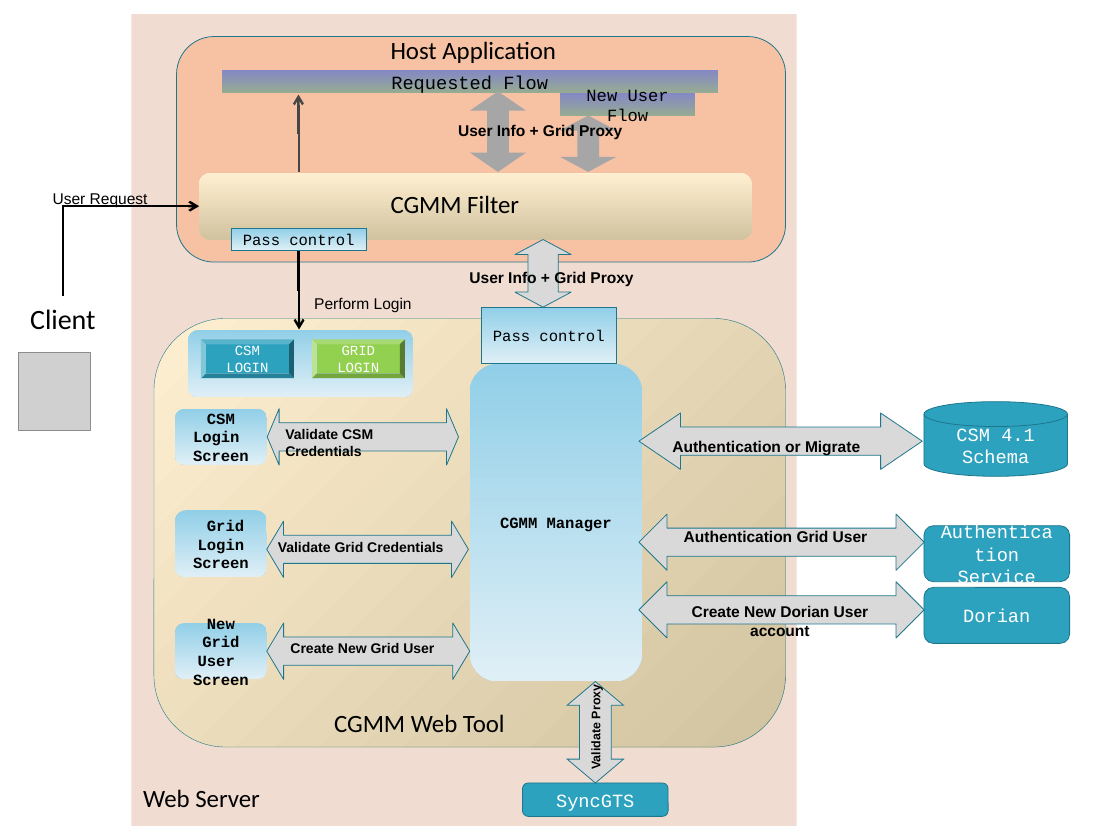
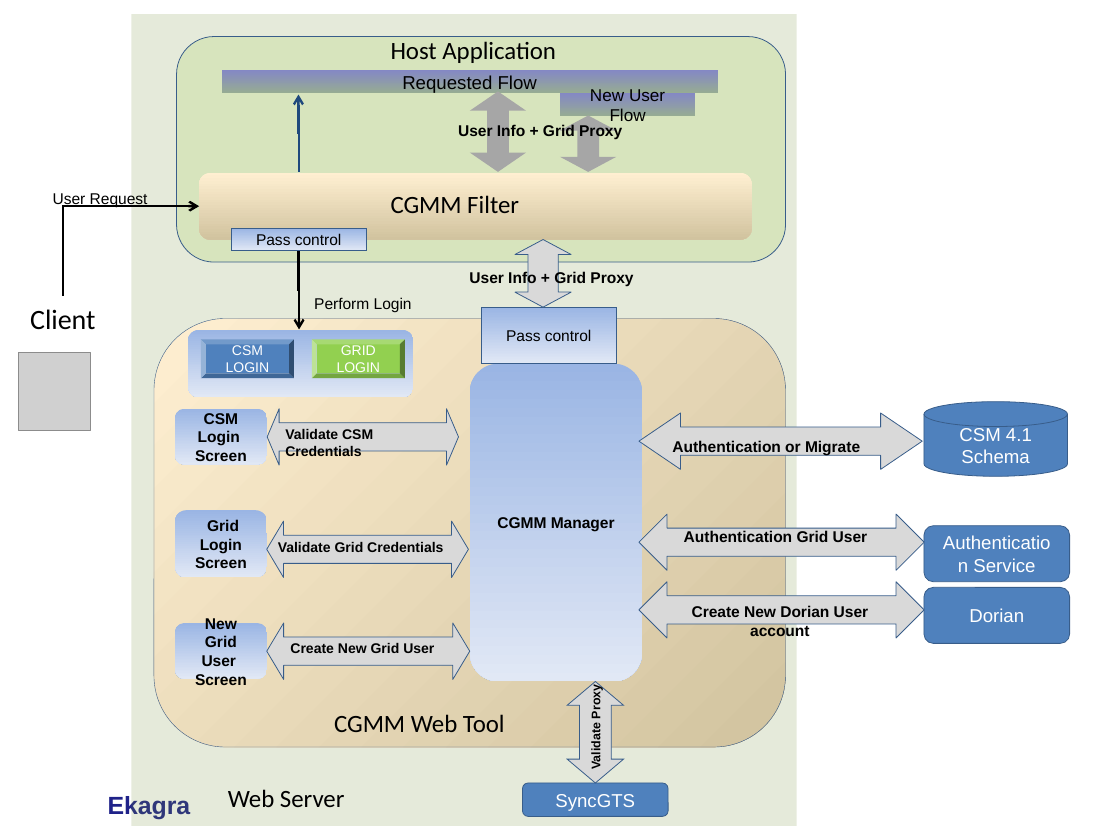
Before and after one commit to CBIIT/common-security-module-docs, a slide deck: slide 6 of CSM v4.1/Development/Design/CSM GAARDS Migration Module Presentation caGrid Users List 10-18-2008.ppt (slide 7 before the commit). Drawn at 1120x840 pixels with LibreOffice and Linux fonts; fonts in the diff are those of the drawing; grey boxes stand for pictures; background and template pictures are left out. Boxes give left, top, right and bottom in pixels: in the first picture for what was removed or moved away, otherwise in the second. Text is boxed around its words. In the diff, an @@ line names an element or a change of style, - is before the commit and + after.

```diff
--- a/CSM v4.1/Development/Design/CSM GAARDS Migration Module Presentation caGrid Users List 10-18-2008.ppt
+++ b/CSM v4.1/Development/Design/CSM GAARDS Migration Module Presentation caGrid Users List 10-18-2008.ppt
@@ rectangle at <box>131,15,796,827</box>: fill #B54A10 at 19% opacity to #77933C at 19% opacity @@
@@ rounded rectangle at <box>177,37,786,262</box>: fill #F7C1A4 to #D7E4BD; outline #1E768C 0.51 pt to #385D8A 0.51 pt @@
@@ font Courier New to Arial in 3 elements at <box>311,339,404,379</box>, <box>222,71,718,93</box>, <box>560,93,696,116</box> @@
@@ elbow arrow (299, 171) - (298, 94): stroke #464646 1.5 pt to #1F497D 1.5 pt @@
@@ rectangle "Pass control" at <box>231,228,366,251</box>: font Courier New to Arial; fill gradient #91CFE8 to #DFEFF6 to gradient #9AB5E4 to #E1E8F5; outline #1E768C 0 pt to #385D8A 0 pt @@
@@ rounded rectangle at <box>155,318,786,747</box>: outline #1E768C 0.26 pt to #385D8A 0.26 pt @@
@@ rounded rectangle at <box>188,329,413,396</box>: fill gradient #91CFE8 to #DFEFF6 to gradient #9AB5E4 to #E1E8F5 @@
@@ rectangle "Pass control" at <box>482,307,617,363</box>: font Courier New to Arial; fill gradient #91CFE8 to #DFEFF6 to gradient #9AB5E4 to #E1E8F5; outline #1E768C 0 pt to #385D8A 0 pt @@
@@ bevel "CSM LOGIN" at <box>200,339,293,379</box>: font Courier New to Arial; fill #2DA2BF to #4F81BD @@
@@ font Courier New to Arial; fill gradient #91CFE8 to #DFEFF6 to gradient #9AB5E4 to #E1E8F5 in 4 elements at <box>175,511,267,578</box>, <box>175,623,267,679</box>, <box>175,409,267,465</box>, <box>469,364,642,682</box> @@
@@ font Courier New to Arial; fill #2DA2BF to #4F81BD; outline #1E768C 0.51 pt to #385D8A 0.51 pt in 4 elements at <box>924,587,1070,643</box>, <box>522,783,668,816</box>, <box>924,525,1070,581</box>, <box>924,402,1067,477</box> @@
@@ outline #1E768C 0.51 pt to #385D8A 0.51 pt in 8 elements at <box>268,409,459,465</box>, <box>267,521,468,577</box>, <box>638,514,924,570</box>, <box>638,581,924,637</box>, <box>567,682,623,783</box>, <box>638,413,922,469</box>, <box>515,240,571,307</box>, <box>267,623,469,679</box> @@
@@ text "Web Server": place and size @@
-text "Web Server" at <box>143,789,260,807</box>
+text "Web Server" at <box>228,789,345,807</box>
@@ text added at <box>108,796,191,820</box>, 16 pt, text #1F2289, bold @@
+Ekagra
```
Also in this commit, not shown: 7 other slides changed, 9 slides added, 14 slides removed.
